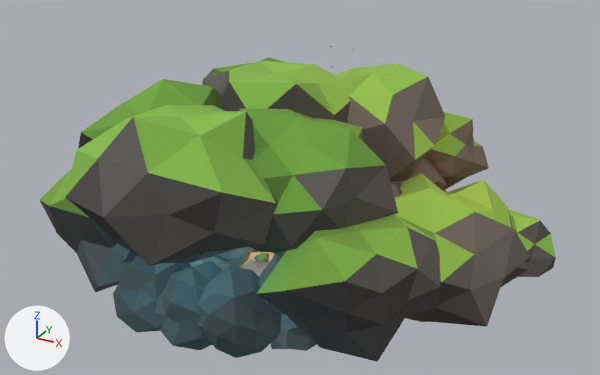
One commit to the glTF model public/assets/driftwood-isle/baked/fixed-models/cove-structure.glb: the scene before it, then after it.
One viewpoint serves both versions: a 50 mm camera at (155.5, -41.9, 15.9) aimed at (137.7, -9.6, -0.3). Lighting does not change. The marker at lower left points along +X, +Y and +Z. The first picture is the older version. Vertices at exactly the same position are counted once.

The first picture shows 'cove-structure'.
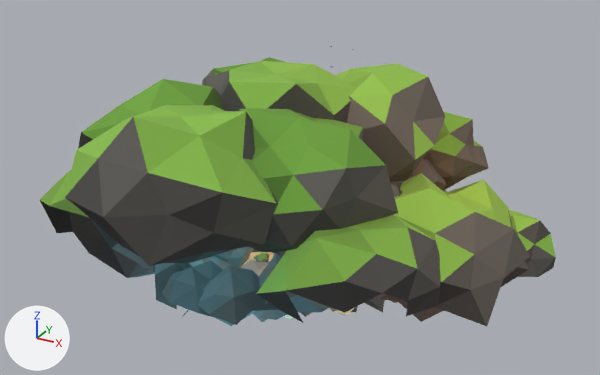
The change, as a list of edits to the scene's bpy script:
```text
Change me_cove_structure:
    used by ob_cove_structure; location = (0.0, 0.0, 0.0)
    remove me_cove_structure.from_pydata(...)  # 6439 vertices, 11481 faces; spans x 126.3..150.7, y -27.5..13.4, z -0.8..8.9
    add me_cove_structure.from_pydata(...)  # 5060 vertices, 6953 faces; spans x 126.3..150.7, y -27.5..13.4, z -0.8..8.9
    me_cove_structure part 1: 1312 vertices removed from x 134.8..148.9, y -25.6..-12.7, z -0.6..6.9
    other edits to the shape of me_cove_structure do not show in these pictures
```

Where the change shows, as pixel boxes (x1, y1, x2, y2) in the pictures (600 x 375 px):
'cove-structure', reshaped (11% shorter): before (40, 46, 556, 362); after (40, 46, 556, 326)
part 1 of me_cove_structure, deleted: before (40, 200, 487, 362)
